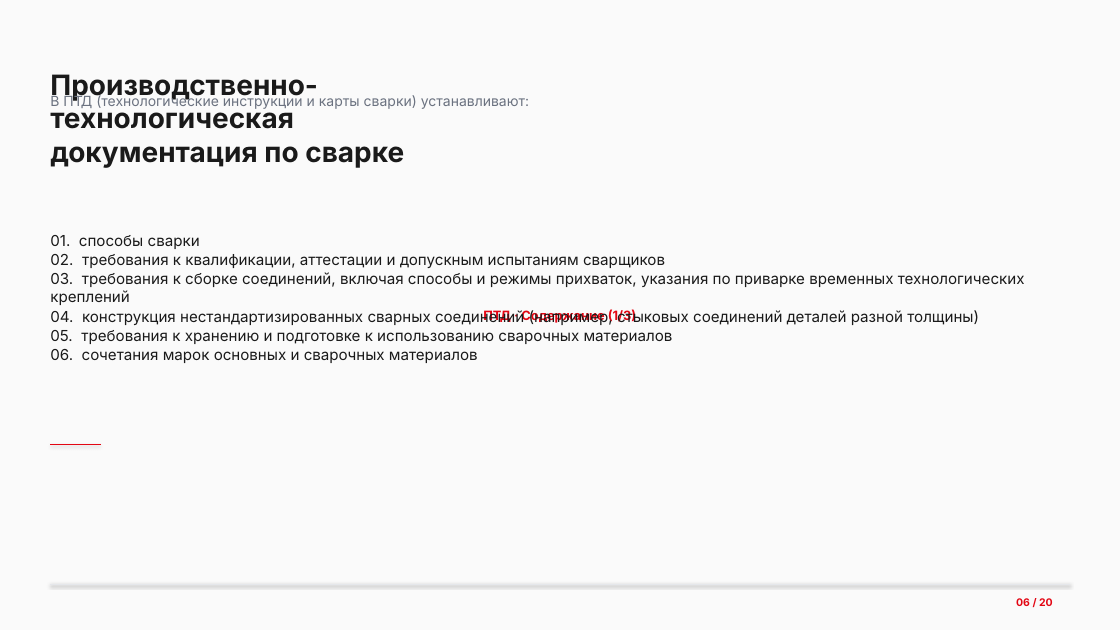
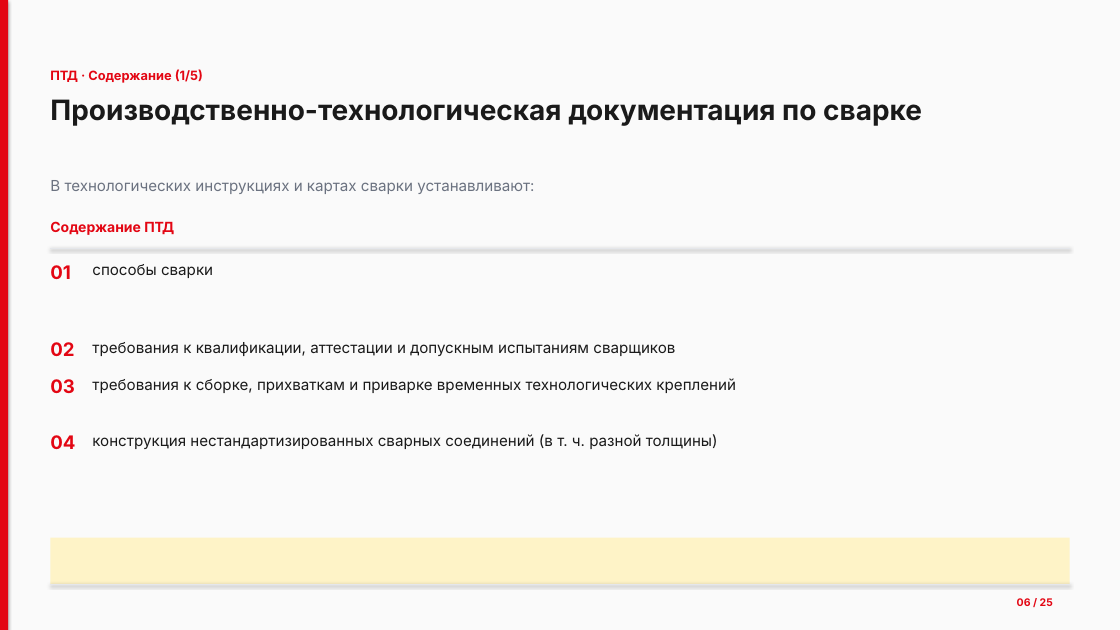
Before and after one commit to lysakalenushka-hash/-, a slide deck: slide 6 of Презентация_Сварочные_работы.pptx. Drawn at 1120x630 pixels with LibreOffice and Linux fonts; fonts in the diff are those of the drawing. Boxes give left, top, right and bottom in pixels: in the first picture for what was removed or moved away, otherwise in the second. Text is boxed around its words. In the diff, an @@ line names an element or a change of style, - is before the commit and + after.

```diff
--- a/Презентация_Сварочные_работы.pptx
+++ b/Презентация_Сварочные_работы.pptx
@@ rectangle added at (0,0,8,630), fill #E30613 @@
@@ text added at (50,69,203,83), 11 pt, text #E30613, bold @@
+ПТД · Содержание (1/5)
@@ text "Производственно-технологическая документация по сварке" rewrapped from (50,74,404,168) to (50,99,922,126) @@
@@ text at (50,180,534,194): text changed; size 12 to 13 pt @@
-В ПТД (технологические инструкции и карты сварки) устанавливают:
+В технологических инструкциях и картах сварки устанавливают:
@@ text removed at (50,235,1025,363) @@
-01. способы сварки
-02. требования к квалификации, аттестации и допускным испытаниям сварщиков
-03. требования к сборке соединений, включая способы и режимы прихваток, указания по приварке временных технологических креплений
-04. конструкция нестандартизированных сварных соединений (например, стыковых соединений деталей разной толщины)
-05. требования к хранению и подготовке к использованию сварочных материалов
-06. сочетания марок основных и сварочных материалов
@@ text added at (50,221,174,235), 12 pt, text #E30613, bold @@
+Содержание ПТД
@@ line added from (50, 248) to (1070, 248), #E5E7EB 0.5 pt @@
@@ text added at (50,265,71,279), 16 pt, text #E30613, bold @@
+01
@@ text added at (92,264,213,278), 13 pt, text #1A1A1A @@
+способы сварки
@@ text in rectangle at (483,309,636,324): text removed @@
-ПТД · Содержание (1/3)
@@ text added at (50,342,74,356), 16 pt, text #E30613, bold @@
+02
@@ text added at (92,342,675,356), 13 pt, text #1A1A1A @@
+требования к квалификации, аттестации и допускным испытаниям сварщиков
@@ text added at (50,379,75,393), 16 pt, text #E30613, bold @@
+03
@@ text added at (92,378,736,393), 13 pt, text #1A1A1A @@
+требования к сборке, прихваткам и приварке временных технологических креплений
@@ line removed from (50, 444) to (101, 444) @@
@@ text added at (50,435,75,449), 16 pt, text #E30613, bold @@
+04
@@ text added at (92,434,718,449), 13 pt, text #1A1A1A @@
+конструкция нестандартизированных сварных соединений (в т. ч. разной толщины)
@@ rectangle added at (50,538,1070,584), fill #FEF3C7 @@
@@ text at (1017,598,1053,606): text changed @@
-06 / 20
+06 / 25
```
Also in this commit, not shown: 19 other slides changed, 5 slides added, 1 other file.
